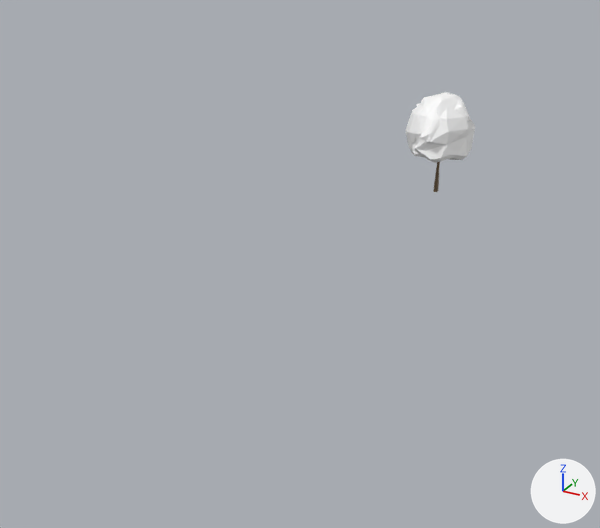
The glTF model models/extra-large-tree-4.glb as it was, and as the next commit left it.
Camera for both pictures: a camera (50 mm lens) standing at (1.78, -2.55, 1.82) and looking at (-0.38, 1.38, -0.15). The lights are fixed; the arrows at lower right show +X, +Y and +Z. Where no turn or scale is listed for an object, it has been applied to the vertices. Vertices at the same position are counted once.

In view in the first picture: 'extra-large-tree-4'.
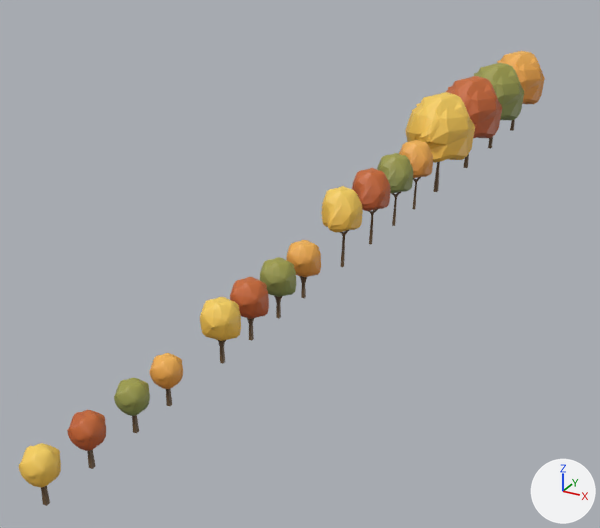
Changed parts and their boxes (x1, y1, x2, y2) in the pictures (600 x 528 px):
'extra-large-tree-4.002', added (orange): after (446, 76, 502, 168)
'large-tree-4.001', added (orange): after (321, 186, 363, 267)
'medium-tree-4.001', added (yellow): after (200, 297, 241, 364)
'extra-large-tree-4.003', added (yellow): after (474, 63, 524, 149)
'small-tree-4.001', added (yellow): after (19, 443, 61, 506)
'large-tree-4.002', added (orange): after (352, 168, 391, 244)
'medium-tree-3.001', added (orange): after (230, 277, 269, 341)
'small-tree-3.001', added (orange): after (67, 410, 106, 469)
'extra-large-tree-4.004', added (orange): after (497, 51, 545, 131)
'medium-tree-4.003', added (yellow): after (260, 257, 296, 318)
'small-tree-4.004', added (yellow): after (114, 378, 150, 434)
'large-tree-4.003', added (yellow): after (377, 153, 413, 226)
'medium-tree-4.004', added (orange): after (287, 240, 321, 298)
'small-tree-4.005', added (orange): after (150, 353, 183, 407)
'large-tree-4.004', added (orange): after (399, 140, 433, 210)
part 1 of me_plane_010, recoloured (white to orange): (406, 92, 475, 163) in both

Edits to the bpy script that builds the scene:
```text
Change me_plane_010:
    where me_plane_010.from_pydata(...)  # 582 vertices, 1157 faces; spans x -0.223..0.203, y -0.267..0.289, z 0.0..0.662
    remove me_plane_010.materials.append(mat_material_007)  # brown #6e5b3f
    me_plane_010 part 1: 296 faces spanning x -0.223..0.203, y -0.267..0.289, z 0.239..0.662 switch from mat_material_001 (white #ffffff) to mat_material_018 (picture img_lambertville_tree_gradients)
Add ob_extra_large_tree_4_004:
    ob_extra_large_tree_4_004 = bpy.data.objects.new('extra-large-tree-4.004', me_plane_047)  # 582 vertices, 1157 faces; spans x -0.223..0.203, y -0.274..0.282, z 0.0..0.662; in mat_material_050 (picture img_lambertville_tree_gradients), mat_material_018 (picture img_lambertville_tree_gradients)
    ob_extra_large_tree_4_004.location = (0.0, 4.456, 0.0)
Add ob_extra_large_tree_4_003:
    ob_extra_large_tree_4_003 = bpy.data.objects.new('extra-large-tree-4.003', me_plane_046)  # 582 vertices, 1157 faces; spans x -0.223..0.203, y -0.276..0.28, z 0.0..0.662; in mat_material_049 (picture img_lambertville_tree_gradients), mat_material_018 (picture img_lambertville_tree_gradients)
    ob_extra_large_tree_4_003.location = (0.0, 3.824, 0.0)
Add ob_extra_large_tree_4_002:
    ob_extra_large_tree_4_002 = bpy.data.objects.new('extra-large-tree-4.002', me_plane_045)  # 582 vertices, 1157 faces; spans x -0.223..0.203, y -0.275..0.281, z 0.0..0.662; in mat_material_048 (picture img_lambertville_tree_gradients), mat_material_018 (picture img_lambertville_tree_gradients)
    ob_extra_large_tree_4_002.location = (0.0, 3.226, 0.0)
Add ob_large_tree_4_004:
    ob_large_tree_4_004 = bpy.data.objects.new('large-tree-4.004', me_plane_044)  # 501 vertices, 994 faces; spans x -0.117..0.109, y -0.167..0.117, z 0.0..0.45; in mat_material_047 (picture img_lambertville_tree_gradients), mat_material_018 (picture img_lambertville_tree_gradients)
    ob_large_tree_4_004.location = (0.0, 2.197, 0.0)
Add ob_large_tree_4_003:
    ob_large_tree_4_003 = bpy.data.objects.new('large-tree-4.003', me_plane_043)  # 501 vertices, 994 faces; spans x -0.117..0.109, y -0.167..0.117, z 0.0..0.45; in mat_material_046 (picture img_lambertville_tree_gradients), mat_material_018 (picture img_lambertville_tree_gradients)
    ob_large_tree_4_003.location = (0.0, 1.868, 0.0)
Add ob_large_tree_4_002:
    ob_large_tree_4_002 = bpy.data.objects.new('large-tree-4.002', me_plane_042)  # 501 vertices, 994 faces; spans x -0.117..0.109, y -0.166..0.117, z 0.0..0.45; in mat_material_045 (picture img_lambertville_tree_gradients), mat_material_018 (picture img_lambertville_tree_gradients)
    ob_large_tree_4_002.location = (0.0, 1.528, 0.0)
Add ob_medium_tree_4_004:
    ob_medium_tree_4_004 = bpy.data.objects.new('medium-tree-4.004', me_plane_041)  # 429 vertices, 851 faces; spans x -0.089..0.087, y -0.085..0.096, z 0.0..0.298; in mat_material_044 (picture img_lambertville_tree_gradients), mat_material_018 (picture img_lambertville_tree_gradients)
    ob_medium_tree_4_004.location = (0.0, 0.723, 0.0)
Add ob_medium_tree_4_003:
    ob_medium_tree_4_003 = bpy.data.objects.new('medium-tree-4.003', me_plane_040)  # 429 vertices, 851 faces; spans x -0.089..0.087, y -0.088..0.094, z 0.0..0.298; in mat_material_043 (picture img_lambertville_tree_gradients), mat_material_018 (picture img_lambertville_tree_gradients)
    ob_medium_tree_4_003.location = (0.0, 0.477, 0.0)
Add ob_small_tree_4_005:
    ob_small_tree_4_005 = bpy.data.objects.new('small-tree-4.005', me_plane_038)  # 682 vertices, 1356 faces; spans x -0.066..0.062, y -0.063..0.07, z 0.0..0.22; in mat_material_041 (picture img_lambertville_tree_gradients), mat_material_016 (picture img_lambertville_tree_gradients)
    ob_small_tree_4_005.location = (0.0, -0.374, 0.0)
Add ob_small_tree_4_004:
    ob_small_tree_4_004 = bpy.data.objects.new('small-tree-4.004', me_plane_037)  # 682 vertices, 1356 faces; spans x -0.066..0.062, y -0.063..0.07, z 0.0..0.22; in mat_material_038 (picture img_lambertville_tree_gradients), mat_material_014 (picture img_lambertville_tree_gradients)
    ob_small_tree_4_004.location = (0.0, -0.579, 0.0)
Add ob_large_tree_4_001:
    ob_large_tree_4_001 = bpy.data.objects.new('large-tree-4.001', me_plane_025)  # 501 vertices, 994 faces; spans x -0.117..0.109, y -0.165..0.118, z 0.0..0.45; in mat_material_018 (picture img_lambertville_tree_gradients)
    ob_large_tree_4_001.location = (0.0, 1.158, 0.0)
Add ob_small_tree_3_001:
    ob_small_tree_3_001 = bpy.data.objects.new('small-tree-3.001', me_plane_024)  # 682 vertices, 1356 faces; spans x -0.066..0.062, y -0.062..0.071, z 0.0..0.22; in mat_material_019 (picture img_lambertville_tree_gradients), mat_material_036 (picture img_lambertville_tree_gradients)
    ob_small_tree_3_001.location = (0.0, -0.818, 0.0)
Add ob_medium_tree_3_001:
    ob_medium_tree_3_001 = bpy.data.objects.new('medium-tree-3.001', me_plane_019)  # 429 vertices, 851 faces; spans x -0.089..0.087, y -0.087..0.094, z 0.0..0.298; in mat_material_018 (picture img_lambertville_tree_gradients), mat_material_042 (picture img_lambertville_tree_gradients)
    ob_medium_tree_3_001.location = (0.0, 0.227, 0.0)
Add ob_medium_tree_4_001:
    ob_medium_tree_4_001 = bpy.data.objects.new('medium-tree-4.001', me_plane_015)  # 429 vertices, 851 faces; spans x -0.089..0.087, y -0.087..0.094, z 0.0..0.298; in mat_material_018 (picture img_lambertville_tree_gradients)
    ob_medium_tree_4_001.location = (0.0, 0.0, 0.0)
Add ob_small_tree_4_001:
    ob_small_tree_4_001 = bpy.data.objects.new('small-tree-4.001', me_plane_005)  # 682 vertices, 1356 faces; spans x -0.066..0.062, y -0.062..0.071, z 0.0..0.22; in mat_leaves_1 (picture img_lambertville_tree_gradients), mat_material_027 (picture img_lambertville_tree_gradients)
    ob_small_tree_4_001.location = (0.0, -1.037, 0.0)
```
